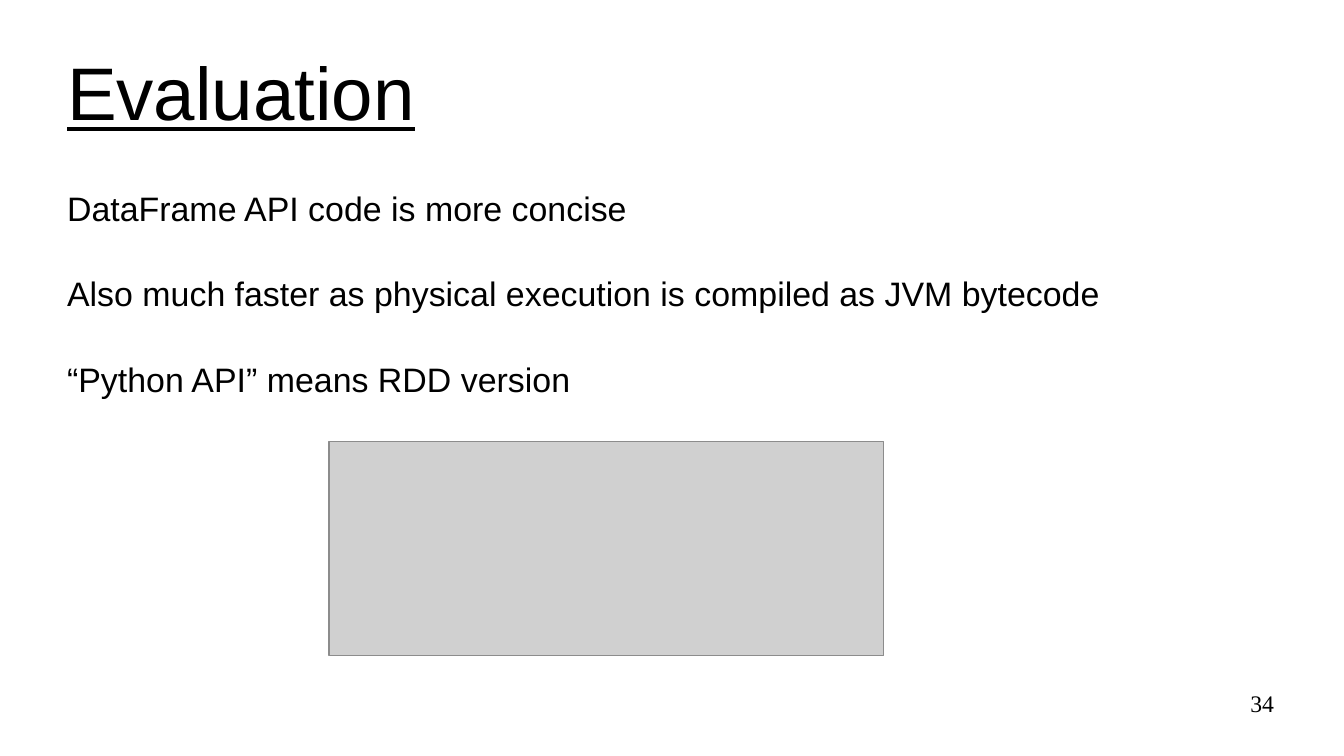
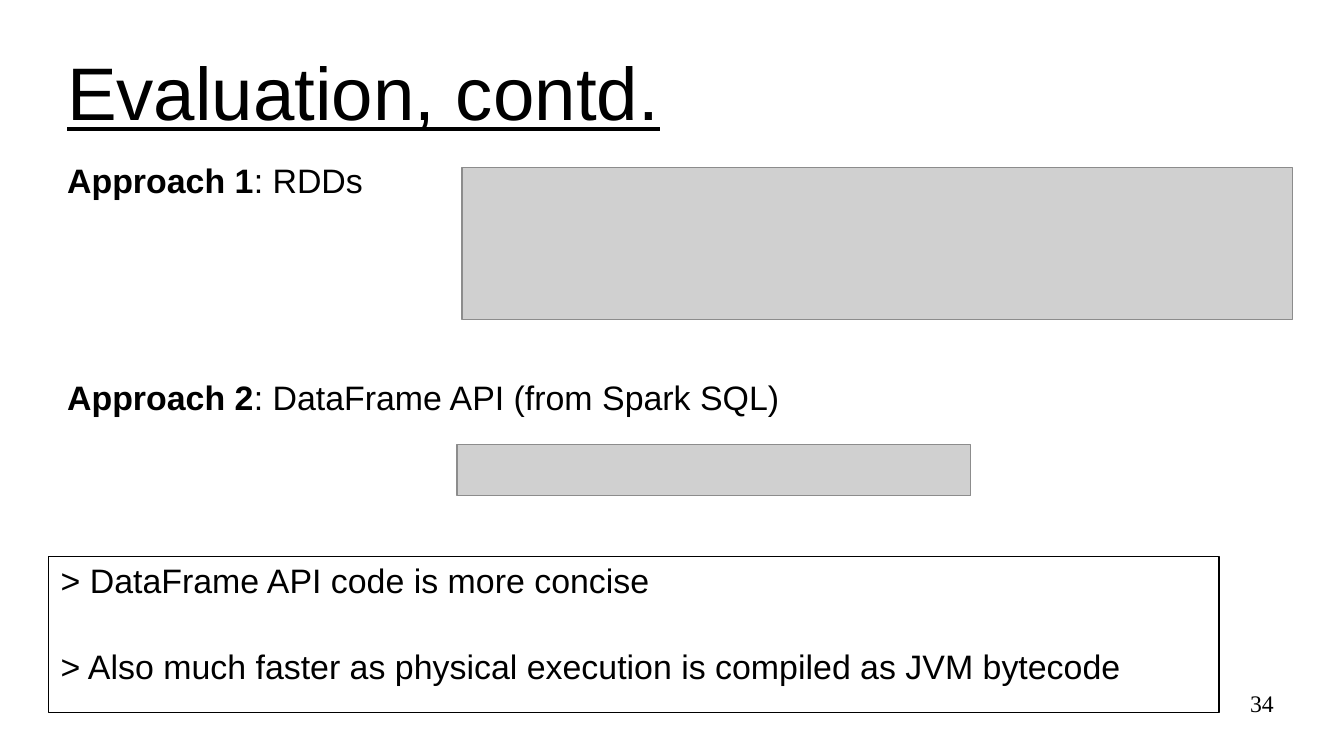
Before and after one commit to UVADS/distributed_computing, a slide deck: slide 34 of 03_dataframes_and_spark_sql/content_catalyst_optimizer/catalyst_optimizer_for_spark_sql.ppt. Drawn at 1344x756 pixels with LibreOffice and Linux fonts; fonts in the diff are those of the drawing; grey boxes stand for pictures. Boxes give left, top, right and bottom in pixels: in the first picture for what was removed or moved away, otherwise in the second. Text is boxed around its words. In the diff, an @@ line names an element or a change of style, - is before the commit and + after.

```diff
--- a/03_dataframes_and_spark_sql/content_catalyst_optimizer/catalyst_optimizer_for_spark_sql.ppt
+++ b/03_dataframes_and_spark_sql/content_catalyst_optimizer/catalyst_optimizer_for_spark_sql.ppt
@@ title at [67, 66, 659, 131]: text changed @@
-Evaluation
+Evaluation, contd.
@@ text at [67, 168, 779, 416]: text changed @@
-DataFrame API code is more concise
-Also much faster as physical execution is compiled as JVM bytecode
-“Python API” means RDD version
+Approach 1: RDDs
+Approach 2: DataFrame API (from Spark SQL)
@@ picture added at [462, 167, 1293, 320] @@
@@ picture: place and size @@
-picture at [329, 441, 884, 656]
+picture at [457, 445, 971, 496]
@@ rectangle added at [49, 557, 1220, 713], outline #000000 0.74 pt, 20 pt, text #000000 @@
+> DataFrame API code is more concise
+> Also much faster as physical execution is compiled as JVM bytecode
```
Also in this commit, not shown: 1 other slide changed, 1 slide added.
